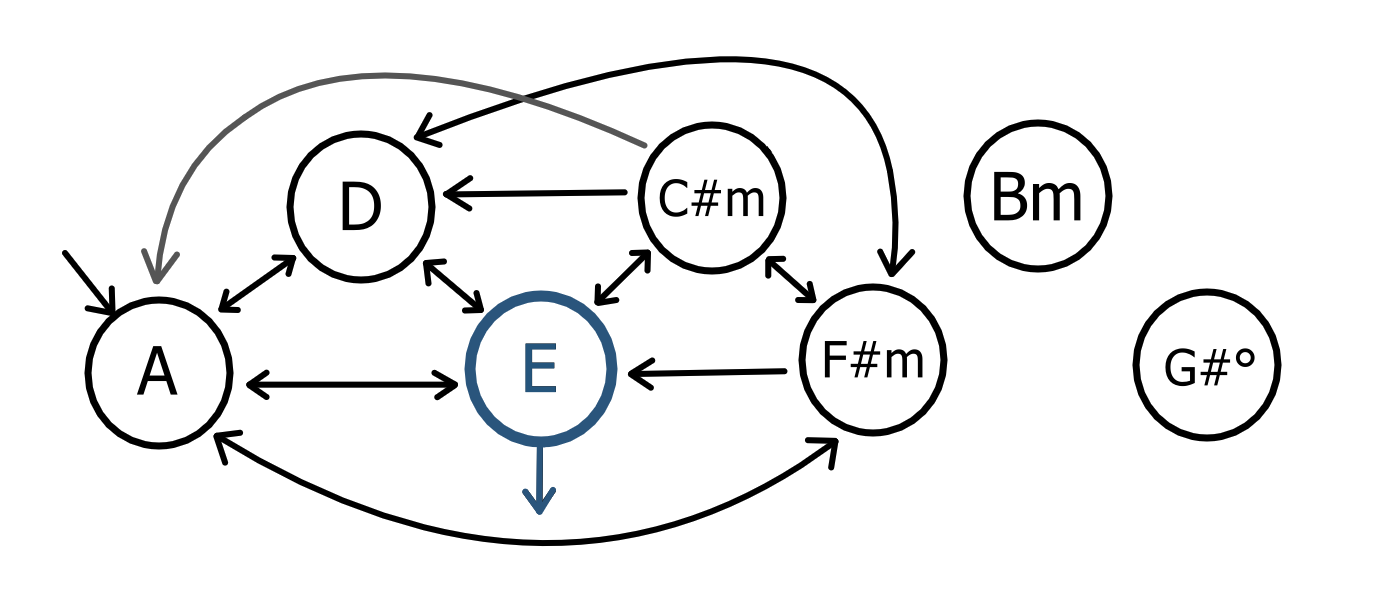
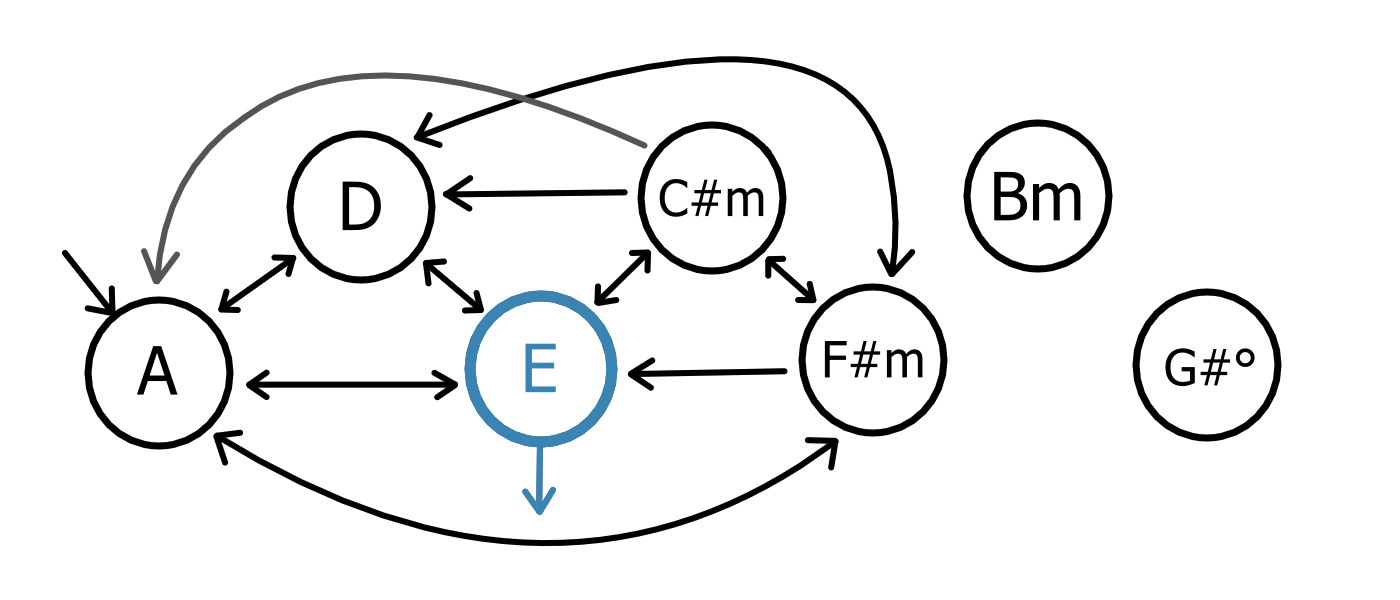
Two versions of the same layered image (1400 x 600). Layer-by-layer changes:
painted on "Ring" (4th of 7, in "4" › "Unselected") over [576, 299, 618, 376]
painted on "Paint Layer 11" over [512, 384, 576, 515]
painted on "Paint Layer 2" (5th of 7, in "3" › "Selected") over [464, 290, 618, 515]
hid group "Unselected" (5th of 7, in "3") (3 layers) over [464, 290, 618, 515]
painted on "Ring" (5th of 7, in "3" › "Unselected") over [464, 290, 618, 515]
painted on "Paint Layer 3" over [464, 290, 618, 515]
